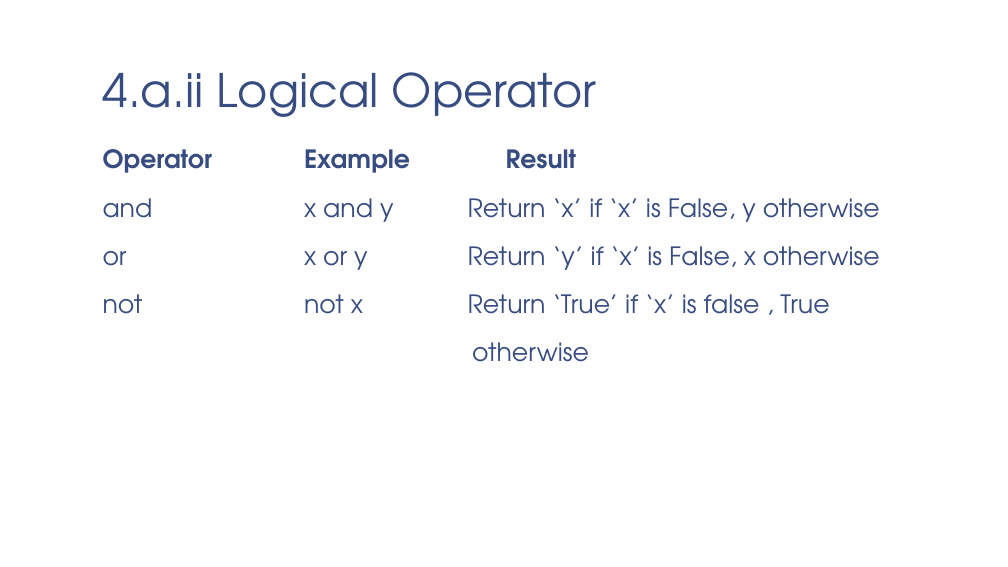
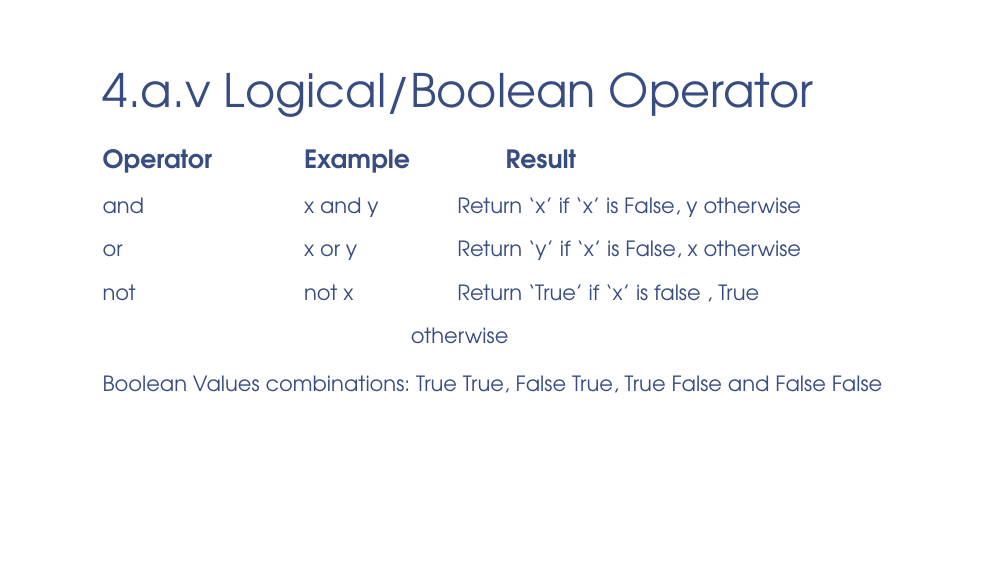
Before and after one commit to vaishnavi-consultants/Computer-Science, a slide deck: slide 9 of Python/Session2/PPT/Python_Fundamentals(Notes).pptx (slide 6 before the commit). Drawn at 1008x567 pixels with LibreOffice and Linux fonts; fonts in the diff are those of the drawing; background and template pictures are left out. Boxes give left, top, right and bottom in pixels: in the first picture for what was removed or moved away, otherwise in the second. Text is boxed around its words. In the diff, an @@ line names an element or a change of style, - is before the commit and + after.

```diff
--- a/Python/Session2/PPT/Python_Fundamentals(Notes).pptx
+++ b/Python/Session2/PPT/Python_Fundamentals(Notes).pptx
@@ title at (x1=103, y1=72, x2=813, y2=117): text changed @@
-4.a.ii Logical Operator
+4.a.v Logical/Boolean Operator
@@ text at (x1=103, y1=197, x2=802, y2=344): size 24 to 20 pt in "and x and y Return ‘x’ if ...", "or x or y Return ‘y’ if ...", "not not x Return ‘True’ if ‘x’ ...", "otherwise" @@
@@ text at (x1=103, y1=375, x2=883, y2=393): paragraph added @@
+Boolean Values combinations: True True, False True, True False and False False
```
Also in this commit, not shown: 1 other slide changed, 2 slides added.
